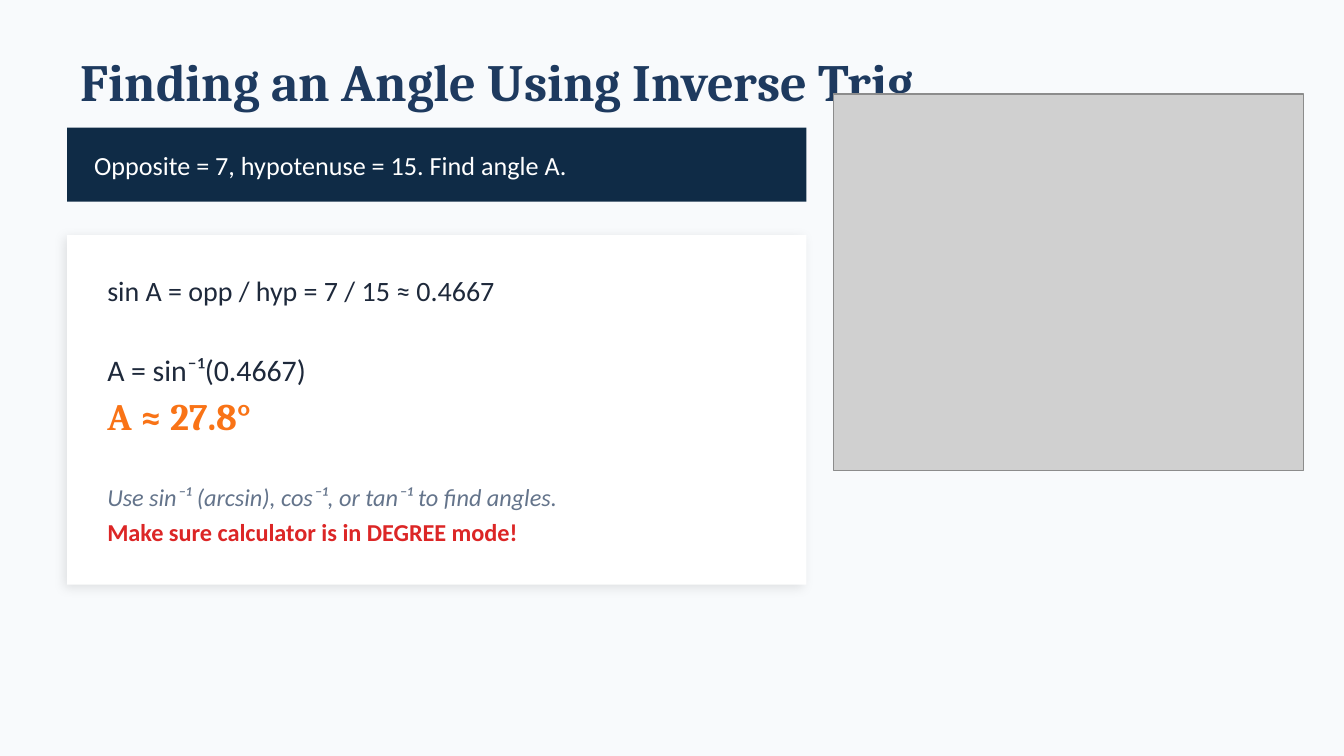
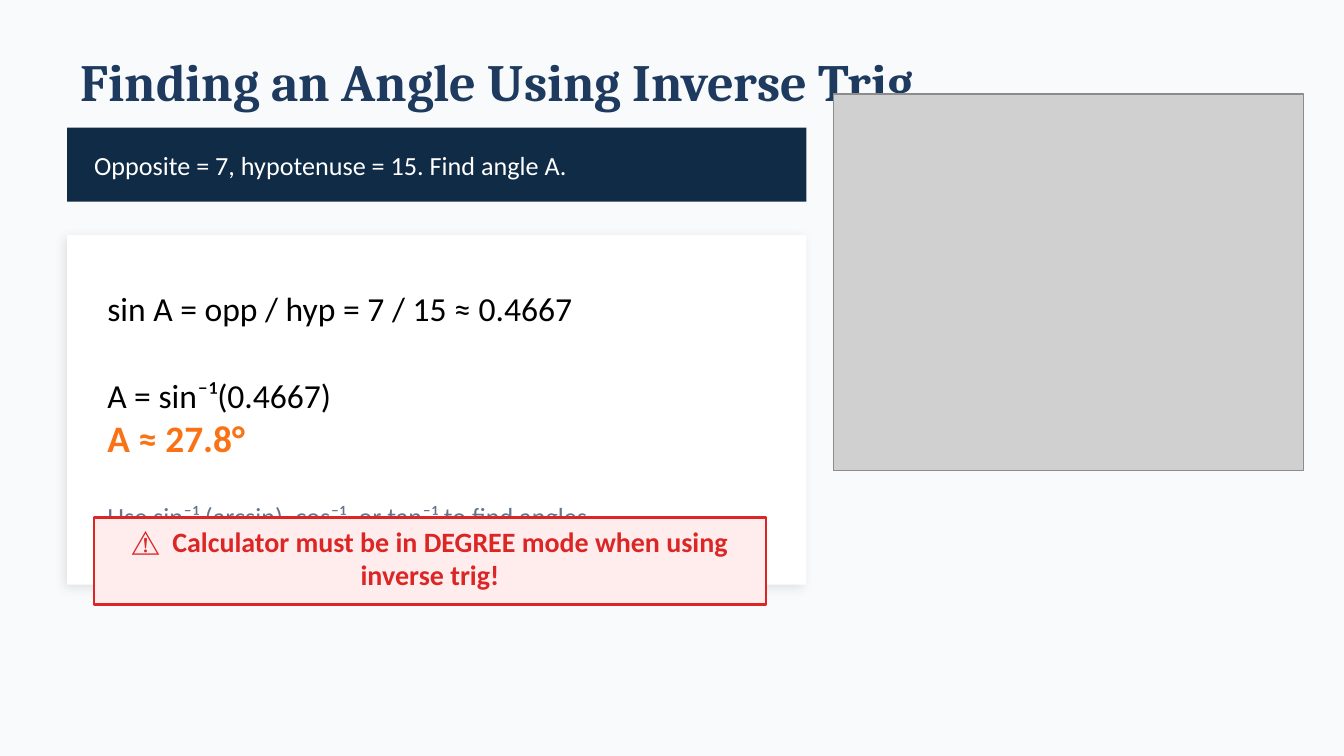
Before and after one commit to andrewhvolk/andrewhvolk.github.io, a slide deck: slide 7 of slides/Math130Unit3C.pptx (slide 6 before the commit). Drawn at 1344x756 pixels with LibreOffice and Linux fonts; fonts in the diff are those of the drawing; grey boxes stand for pictures. Boxes give left, top, right and bottom in pixels: in the first picture for what was removed or moved away, otherwise in the second. Text is boxed around its words. In the diff, an @@ line names an element or a change of style, - is before the commit and + after.

```diff
--- a/slides/Math130Unit3C.pptx
+++ b/slides/Math130Unit3C.pptx
@@ text "sin A = opp / ..." at bbox=[107, 297, 593, 532]: size 15 to 18 pt in "sin A = opp / hyp = ..."; text colour #1E293B to #000000 in "sin A = opp / hyp = ...", "A = sin⁻¹(0.4667)"; size 16 to 18 pt in "A = sin⁻¹(0.4667)"; font Cambria to Calibri in "A ≈ 27.8°"; size 13 to 14 pt, italic off in "Use sin⁻¹ (arcsin), cos⁻¹, or tan⁻¹ to ..."; less space between paragraphs @@
@@ rectangle added at bbox=[94, 517, 766, 605], fill #FFEDED, outline #DC2626 1.5 pt, 15 pt, text #DC2626, bold @@
+⚠ Calculator must be in DEGREE mode when using inverse trig!
@@ text at bbox=[107, 524, 518, 541]: paragraph removed @@
-Make sure calculator is in DEGREE mode!
```
Also in this commit, not shown: 5 other slides changed, 2 slides added, 6 other files.
